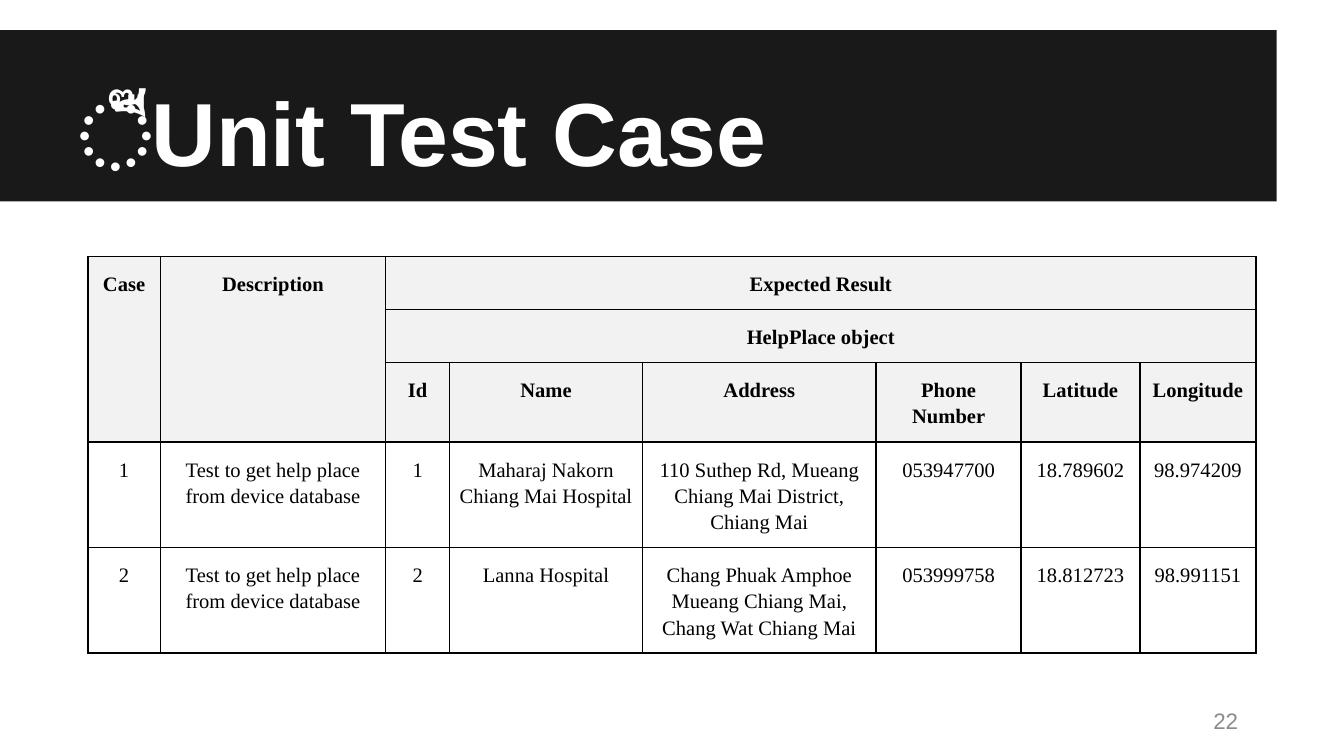
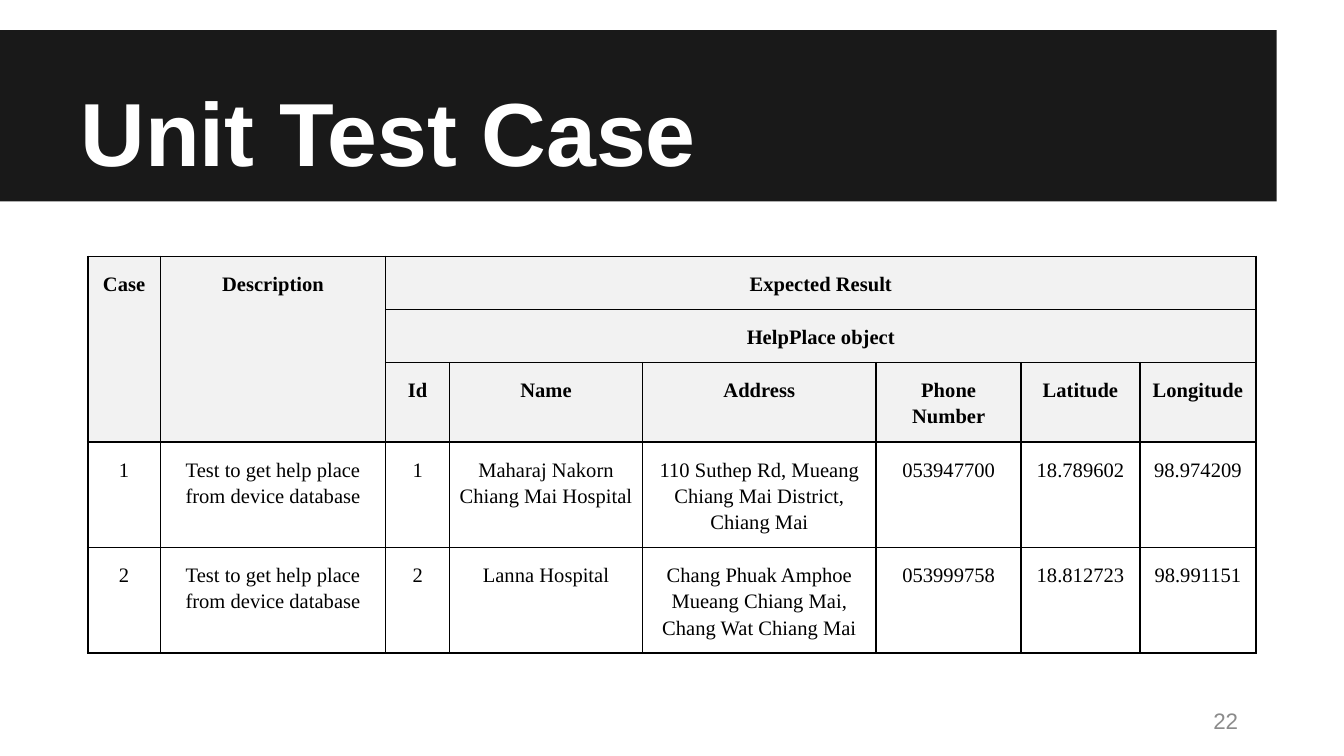
Before and after one commit to Putchakarn/Senior-Project, a slide deck: slide 23 of Presentation/EIOM-Progress1Presentation-V.1.0.pptx. Drawn at 1344x756 pixels with LibreOffice and Linux fonts; fonts in the diff are those of the drawing. Boxes give left, top, right and bottom in pixels: in the first picture for what was removed or moved away, otherwise in the second. Text is boxed around its words. In the diff, an @@ line names an element or a change of style, - is before the commit and + after.

```diff
--- a/Presentation/EIOM-Progress1Presentation-V.1.0.pptx
+++ b/Presentation/EIOM-Progress1Presentation-V.1.0.pptx
@@ title at [81, 101, 696, 167]: text changed @@
-๊ืUnit Test Case
+Unit Test Case
```
Also in this commit, not shown: 1 other slide changed, 1 slide added.
